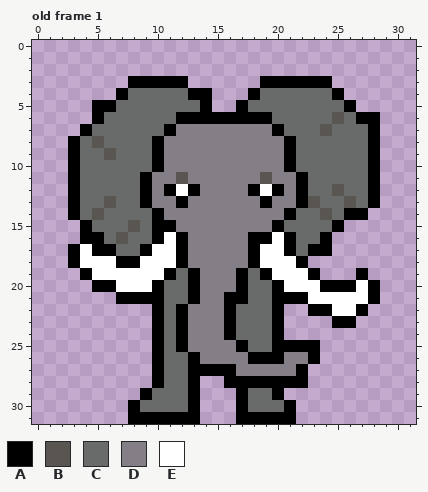
Pixel-art file -- kiba-the-elephant.ase. That is the earlier state.
32x32 pixels, 1 frame. Shown: old frame 1. The commit also changed other frames, which this record leaves out.
Palette (. is transparent): A #000000  B #595652  C #696a6a  D #847e87  E #ffffff
Pixels before, old frame 1, first column x 3:
 3 .....AAAAA......AAAAAA....
 4 ....ACCCCCAA...ACCCCCCA...
 5 ..AACCCCCCCA..ACCCCCCCCA..
 6 ..ACCCCCCAAAAAAAACCCCCBCAA
 7 .ACCCCCCADDDDDDDDACCCBCCCA
 8 ACBCCCCADDDDDDDDDDACCCCCCA
 9 ACCBCCCADDDDDDDDDDACCCCCCA
10 ACCCCCCADDDDDDDDDDACCCCCCA
11 ACCCCCADDBDDDDDDBDDACCCCCA
12 ACCCCCADAEADDDDAEADACCBCCA
13 ACCBCCADDADDDDDDADDABCCBCA
14 ACBCCCCADDDDDDDDDDACCBCAA.
15 .ACCCBCAADDDDDDDDACCCCA...
16 .AACBCCAEADDDDDAAEACCA....
17 AEAACCAEEADDDDDAEEACAA....
18 AEEEAAEEEADDDDDAEEEA......
19 .AEEEEEEACADDDACAEEEA...A.
20 ..AAEEEACCADDDACCAEEEAAAEA
21 ....AAAACCADDAACCAAAEEEEEA
22 .......ACADDDACCCA..AAEEA.
23 .......ACADDDACCCA....AA..
24 .......ACADDDACCCA........
25 .......ACADDDDACCAAAA.....
26 .......ACCADDDDAAADDA.....
27 .......ACCAAAADDDDDA......
28 .......ACCA..AAAAAAA......
29 ......ACCCA...ACCA........
30 .....ACCCCA...ACCCA.......
31 .....AAAAAA...AAAAA.......
After the commit:
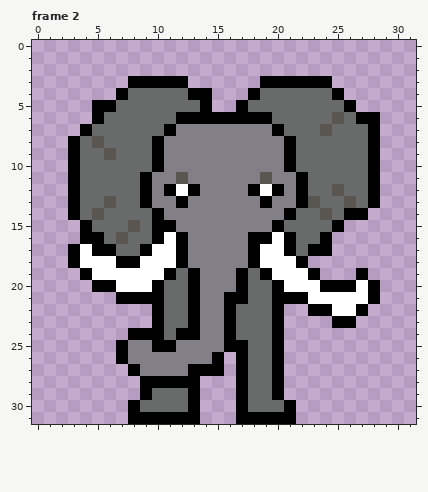
A new or re-ordered frame is compared with the old frame closest to it.
From the commit log: feat: 🎸 animate kiba trunk
Edits made:
frames 1 -> 3
Changed rows in their new state; - is an unchanged pixel.
Frame 2 is new; against old frame 1:
first column x 7:
22 -----CA----------
23 -----CA----------
24 -AA---A----------
25 ADD-AD---A----...
26 ADDDDDD-A.ACC-...
27 -ADDDD---.ACCA..-
28 --A-AA---.-CC-..-
Pixel boxes of the changes (left, top, right, bottom) in both pictures:
changed: (116, 304, 320, 388)
